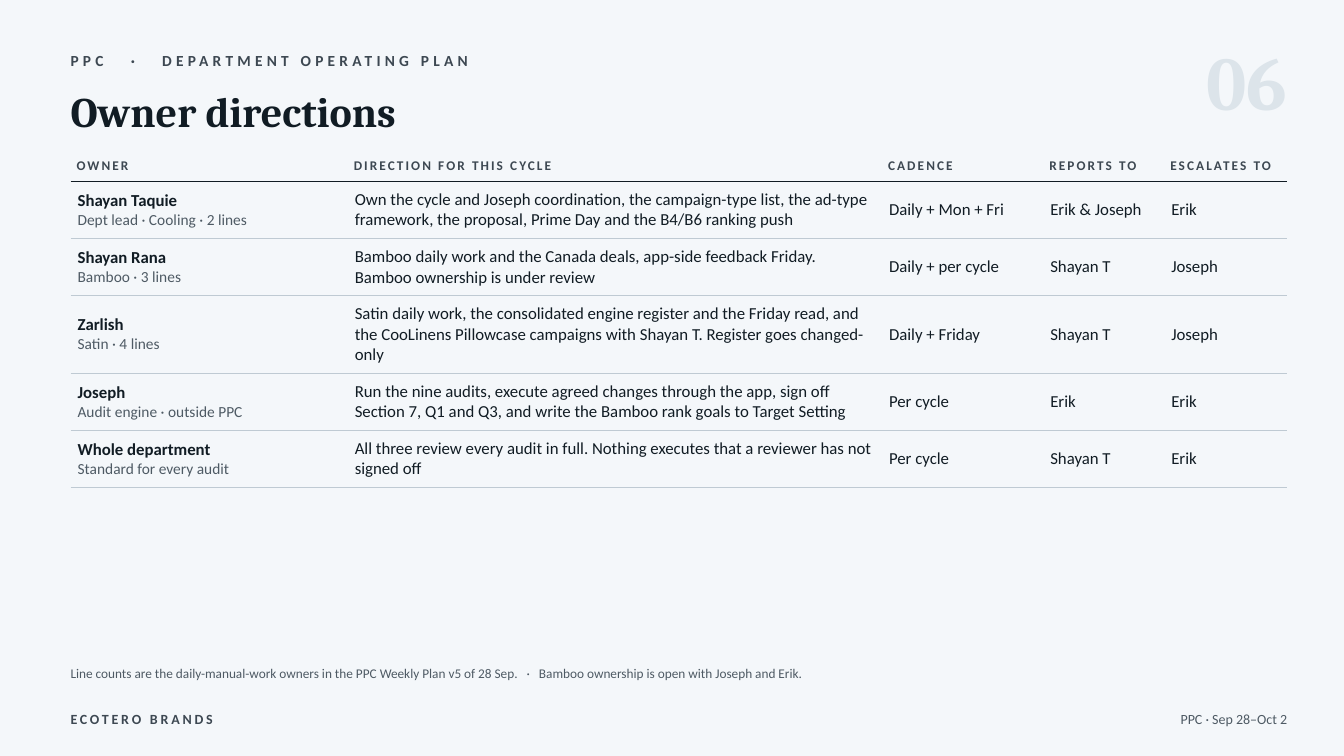
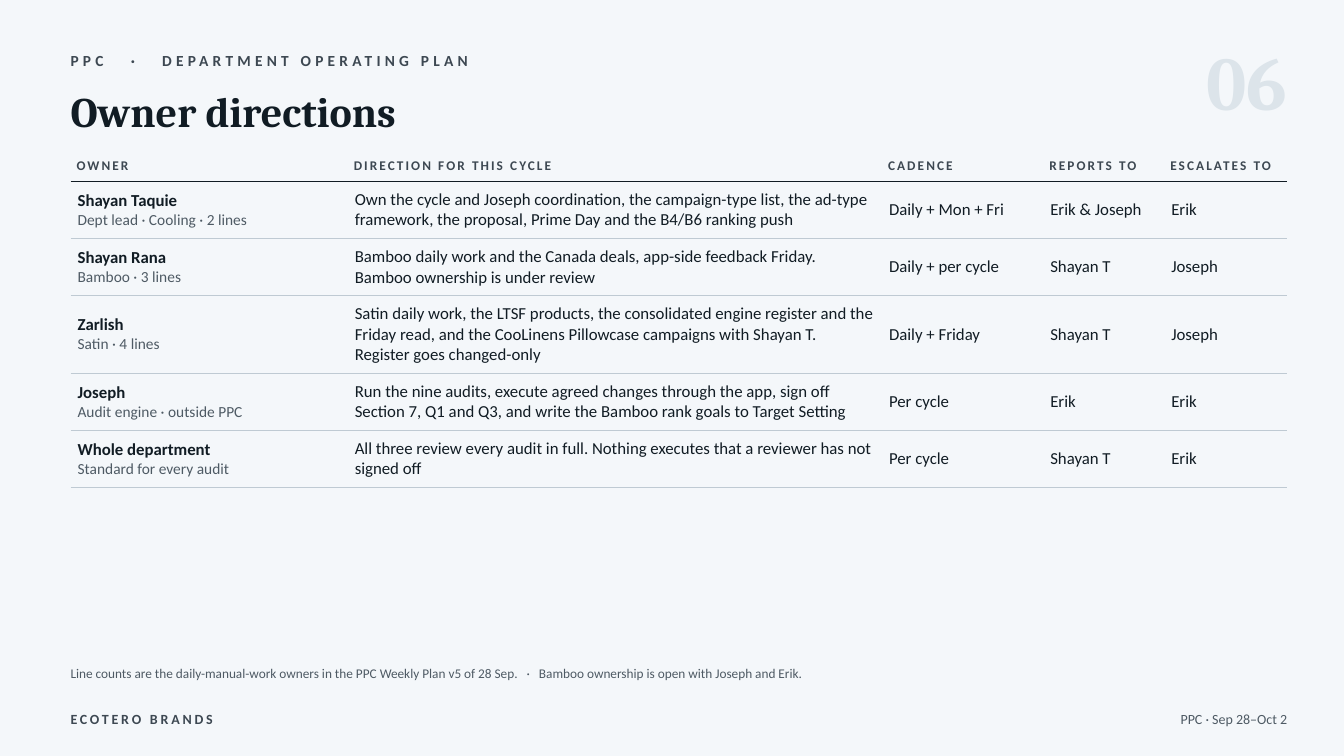
Before and after one commit to zarlish-web/PPC-Audit-, a slide deck: slide 7 of deliverables/PPC_Weekly_Review_Sep28-Oct2.pptx. Drawn at 1344x756 pixels with LibreOffice and Linux fonts; fonts in the diff are those of the drawing. Boxes give left, top, right and bottom in pixels: in the first picture for what was removed or moved away, otherwise in the second. Text is boxed around its words. In the diff, an @@ line names an element or a change of style, - is before the commit and + after.

```diff
--- a/deliverables/PPC_Weekly_Review_Sep28-Oct2.pptx
+++ b/deliverables/PPC_Weekly_Review_Sep28-Oct2.pptx
@@ table at box(71, 156, 1288, 481) @@
-row 4, column 2: Satin daily work, the consolidated engine register and the Friday read, and the CooLinens Pillowcase campaigns with Shayan T. Register goes changed-only
+row 4, column 2: Satin daily work, the LTSF products, the consolidated engine register and the Friday read, and the CooLinens Pillowcase campaigns with Shayan T. Register goes changed-only
```
Also in this commit, not shown: 3 other slides changed.
